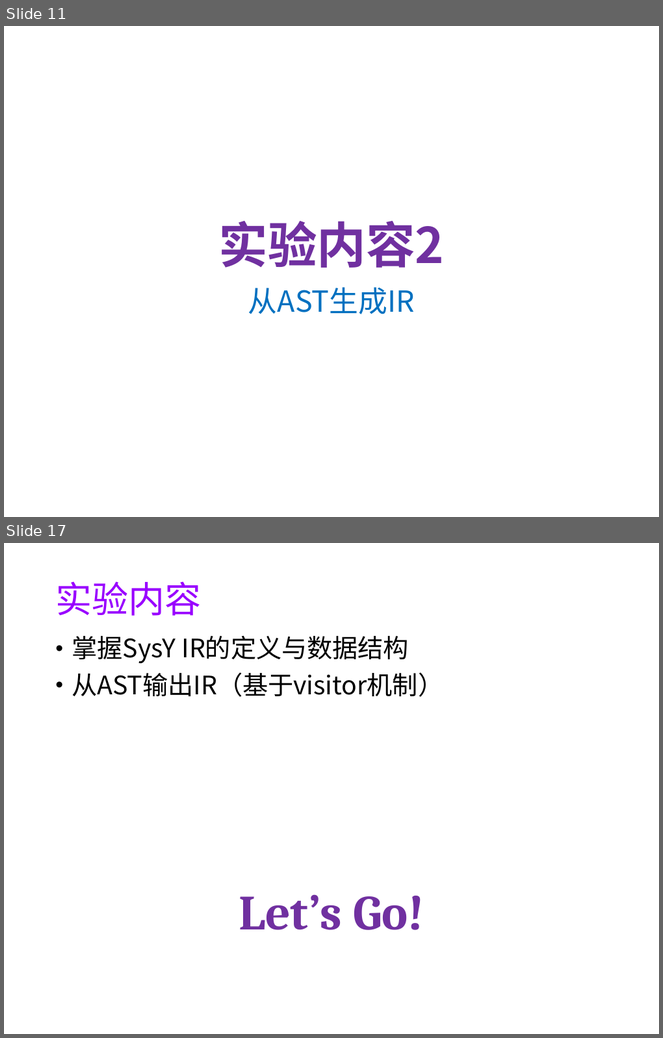
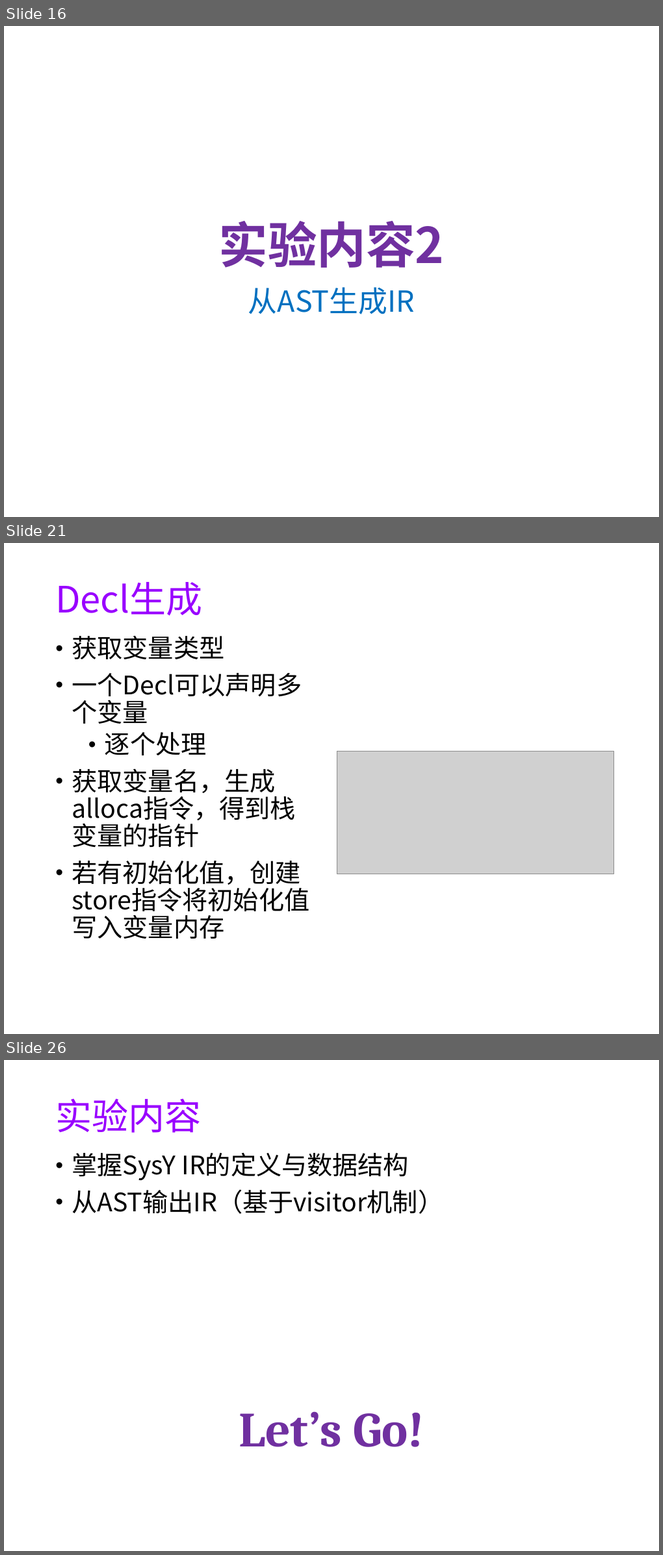
Before and after one commit to WangQingzhe/Sysy-compiler, a slide deck: doc/exp02-ir.pptx. Shown one above the other, each under a label of ours: slides 11 and 17 before the commit, slides 16, 21 and 26 after it; the slides between them are not shown. The pictures are 663x1038 and 663x1555 pixels, drawn with LibreOffice and Linux fonts; fonts in the diff are those of the drawing; grey boxes stand for pictures; background and template pictures are left out. Boxes give left, top, right and bottom in pixels: in the first picture for what was removed or moved away, otherwise in the second. Text is boxed around its words. In the diff, an @@ line names an element or a change of style, - is before the commit and + after.

```diff
--- a/doc/exp02-ir.pptx
+++ b/doc/exp02-ir.pptx
@@ slide 21 added at bbox=[4, 543, 659, 1034], background #FFFFFF @@
@@ title added at bbox=[55, 582, 202, 616], 40 pt, text #9900FF @@
+Decl生成
@@ text added at bbox=[72, 635, 302, 889], 28 pt, text #000000 @@
+• 获取变量类型
+• 一个Decl可以声明多个变量
+  • 逐个处理
+• 获取变量名，生成alloca指令，得到栈变量的指针
+• 若有初始化值，创建store指令将初始化值写入变量内存
@@ picture added at bbox=[337, 752, 614, 875] @@
@@ what was slide 11 is now slide 16 @@
@@ what was slide 17 is now slide 26 @@
```
Also in this commit, not shown: 1 slide changed, 18 other slides added, 10 slides removed.
